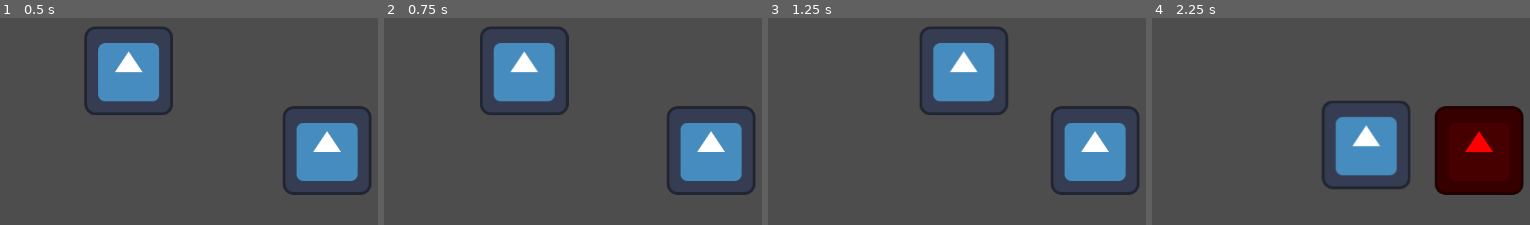
Above: before the commit, frames 1-4 (left to right).
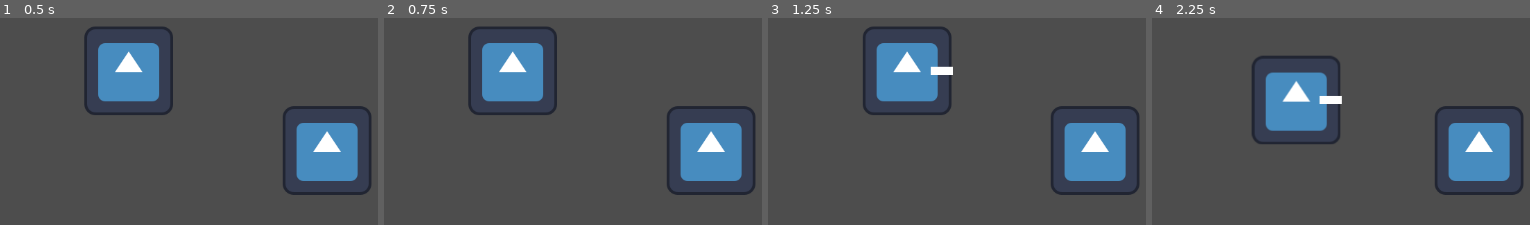
Above: after the commit, the same moments.

Repository: wottona/melee-rpg
Game: Godot game, scene res://test_world.tscn
Same seed, same stepped clock (60 frames per second), same inputs: the game is played once before the commit and once after it. The engine's default icon, where the game draws it, is replaced by a stand-in: a white triangle on a blue panel in a dark square.
Inputs:
- Up to frame 1 (0.5 s): no input
- Up to frame 2 (0.75 s): tap Enter (ui_accept) at 0.5 s; hold D (move_right) from 0.53 s (still down); tap Space (attack) at 0.6 s
- Up to frame 3 (1.25 s): keep holding D (move_right); tap Enter (ui_accept) at 0.77, 0.8, 1.07 s
- Up to frame 4 (2.25 s): release D (move_right) at 1.28 s; hold S (move_down) 1.28-2.03 s; tap Enter (ui_accept) at 1.35, 1.52, 1.82 s; tap Space (attack) at 1.55, 2.1 s; hold D (move_right) from 2.03 s (still down)

Frame 1 is identical in both runs. In frame 2, 3.8% of the frame differs, in the area x 22-49%, y 4-47%; in frame 3, 10%; in frame 4, 21%, in the area x 26-99%, y 18-86%.

Commit message:
feat: stabilized attack visibility and directional input state

Diff:
--- a/PlayerController.gd
+++ b/PlayerController.gd
@@ -1,64 +1,78 @@
 extends CharacterBody2D
 
-# Movement configuration
-@export var speed: float = 200.0
+# --- Export Variables (Adjustable in the Inspector) ---
+@export var movement_speed: float = 150.0
+@export var hitbox_offset_distance: float = 50.0
+@export var attack_duration: float = 0.2
 
-# Node references - Adjust paths if your names differ exactly
+# --- State Variables ---
+var is_attacking: bool = false
+var attack_timer: float = 0.0
+var last_facing_direction: Vector2 = Vector2.DOWN # Default facing downwards
+
+# --- Onready Nodes ---
+@onready var visual_sprite: Sprite2D = $Visual
 @onready var player_hitbox: Area2D = $PlayerHitbox
 @onready var hitbox_collision: CollisionShape2D = $PlayerHitbox/CollisionShape2D
-
-# Simple state tracking
-var is_attacking: bool = false
-var attack_duration: float = 0.2
-var attack_timer: float = 0.0
+@onready var swing_visual: Node2D = $PlayerHitbox/SwingVisual # Works for ColorRect or Line2D
 
 func _ready() -> void:
-	# Ensure the hitbox is strictly disabled when the game starts
+	# Ensure everything starts hidden and disabled when the game boots
 	if hitbox_collision:
 		hitbox_collision.disabled = true
-	else:
-		push_error("PlayerController: CollisionShape2D not found under PlayerHitbox!")
+	if swing_visual:
+		swing_visual.hide()
+
+	# Initial position setup
+	_update_hitbox_position()
 
 func _physics_process(delta: float) -> void:
+	# 1. Input detection runs CONSTANTLY so your character never forgets where it's looking
+	var input_direction := Vector2.ZERO
+	input_direction.x = Input.get_action_strength("move_right") - Input.get_action_strength("move_left")
+	input_direction.y = Input.get_action_strength("move_down") - Input.get_action_strength("move_up")
+
+	# If moving, normalize the vector and save it
+	if input_direction != Vector2.ZERO:
+		last_facing_direction = input_direction.normalized()
+		_update_hitbox_position()
+
+	# 2. State Machine Loop
 	if is_attacking:
-		_handle_attack_state(delta)
+		# Count down the timer using the physics frame delta
+		attack_timer -= delta
+		if attack_timer <= 0.0:
+			_end_attack()
 	else:
-		_handle_movement_state()
+		# Attack button listener (using standard ui_accept/Space as default trigger)
+		if Input.is_action_just_pressed("ui_accept"):
+			_start_attack()
+		else:
+			# Normal movement processing
+			velocity = input_direction * movement_speed
+			move_and_slide()
 
-## Handles player movement when not locked in an attack animation/state
-func _handle_movement_state() -> void:
-	# Updated to match your custom Input Map actions
-	var direction := Input.get_vector("move_left", "move_right", "move_up", "move_down")
+## Recalculates the hitbox position out in front of the player
+func _update_hitbox_position() -> void:
+	if player_hitbox:
+		player_hitbox.position = last_facing_direction * hitbox_offset_distance
 
-	if direction != Vector2.ZERO:
-		# Explicitly normalize to guarantee consistent diagonal speed
-		velocity = direction.normalized() * speed
-	else:
-		velocity = velocity.move_toward(Vector2.ZERO, speed)
-
-	move_and_slide()
-
-	# Check for attack trigger
-	if Input.is_action_just_pressed("attack"):
-		_start_attack()
-
-## Initiates the attack state and opens the hitbox window
+## Initiates the attack sequence, opens up the hitbox, and shows the visual marker
 func _start_attack() -> void:
 	is_attacking = true
 	attack_timer = attack_duration
-	velocity = Vector2.ZERO # Halt movement during the attack swing
+	velocity = Vector2.ZERO # Freeze the character in place during the swing
 
 	if hitbox_collision:
 		hitbox_collision.disabled = false
+	if swing_visual:
+		swing_visual.show()
 
-## Tracks the attack window duration and closes it upon expiration
-func _handle_attack_state(delta: float) -> void:
-	attack_timer -= delta
-	if attack_timer <= 0.0:
-		_end_attack()
-
-## Resets the player back to the movement state and disables the hitbox
+## Cleans up the attack state and hides the visual systems
 func _end_attack() -> void:
 	is_attacking = false
+
 	if hitbox_collision:
 		hitbox_collision.disabled = true
+	if swing_visual:
+		swing_visual.hide()
--- a/test_world.tscn
+++ b/test_world.tscn
@@ -24,11 +24,21 @@
 shape = SubResource("CircleShape2D_cnaw2")
 
 [node name="PlayerHitbox" type="Area2D" parent="Player" unique_id=1273072699]
+z_index = 2
+z_as_relative = false
 collision_layer = 0
 script = ExtResource("5_lf0gk")
 
 [node name="CollisionShape2D" type="CollisionShape2D" parent="Player/PlayerHitbox" unique_id=1372115704]
+z_as_relative = false
 shape = SubResource("CircleShape2D_lf0gk")
+
+[node name="SwingVisual" type="Line2D" parent="Player/PlayerHitbox" unique_id=928386919]
+visible = false
+z_index = 1
+z_as_relative = false
+points = PackedVector2Array(-16, 0, 16, 0)
+width = 12.0
 
 [node name="Enemy" parent="." unique_id=1923604664 instance=ExtResource("6_cnaw2")]
 position = Vector2(486, 415)
